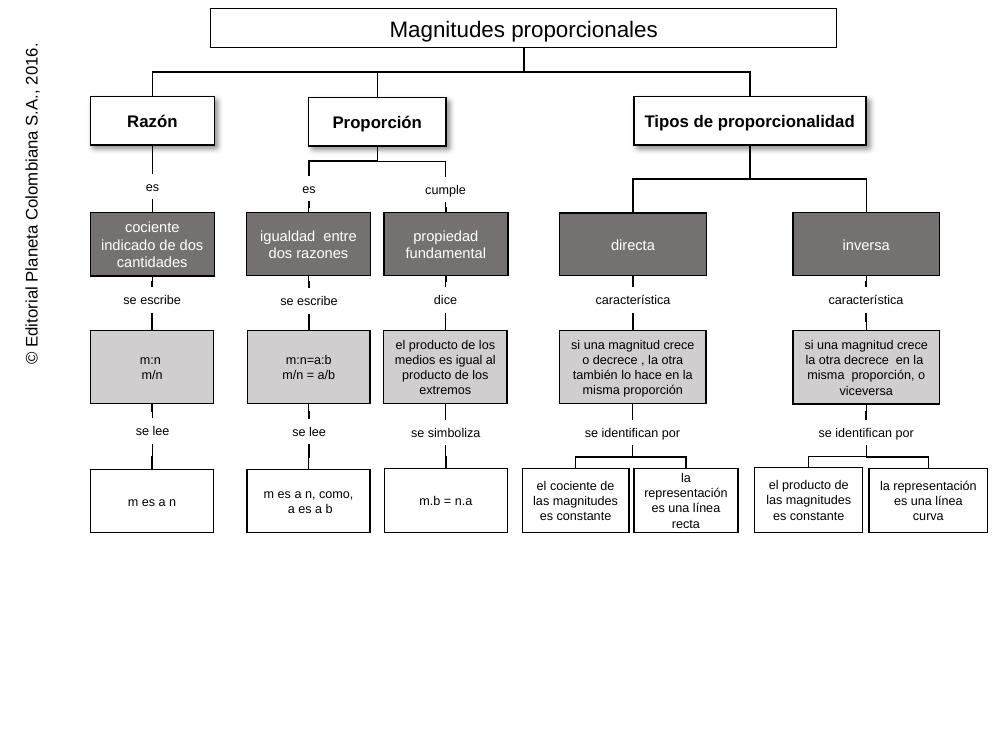
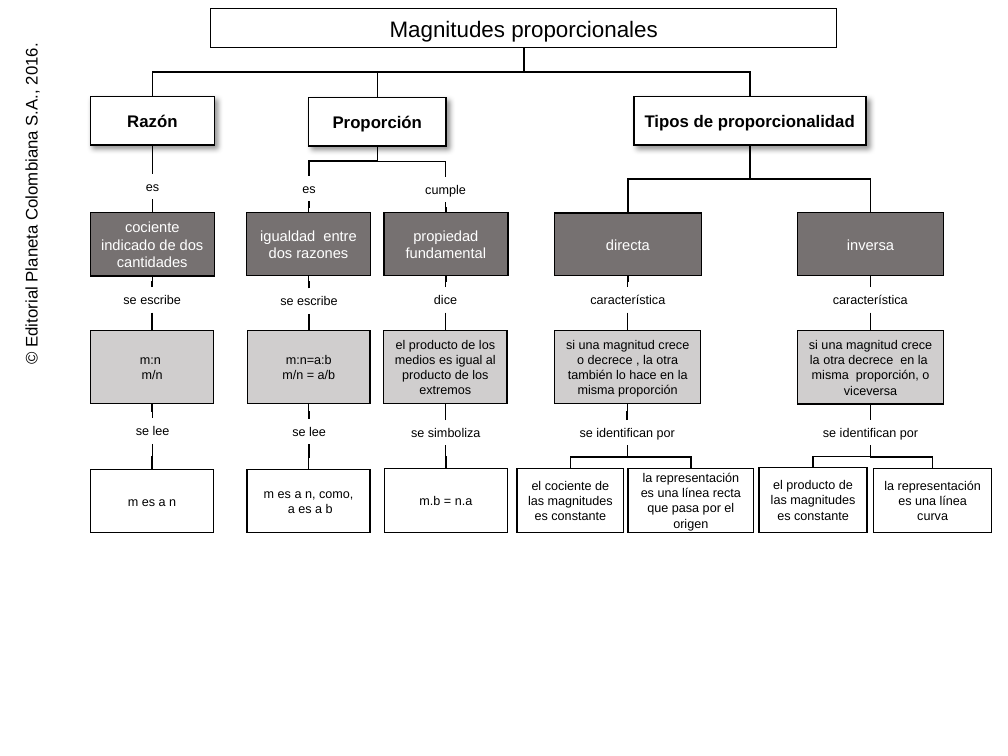
Before and after one commit to AulaPlanetaColombia/Matematicas, a slide deck: slide 1 of fuentes/contenidos/grado07/guion07/MapaConceptual.pptx. Drawn at 1008x756 pixels with LibreOffice and Linux fonts; fonts in the diff are those of the drawing; background and template pictures are left out. Boxes give left, top, right and bottom in pixels: in the first picture for what was removed or moved away, otherwise in the second. Text is boxed around its words. In the diff, an @@ line names an element or a change of style, - is before the commit and + after.

```diff
--- a/fuentes/contenidos/grado07/guion07/MapaConceptual.pptx
+++ b/fuentes/contenidos/grado07/guion07/MapaConceptual.pptx
@@ elbow line moved from (750, 145) - (633, 213) to (750, 145) - (628, 213) @@
@@ elbow line moved from (750, 145) - (866, 213) to (750, 145) - (871, 213) @@
@@ 5 elbow lines, 4 rectangles, 2 texts: place and size @@
-5 elbow lines, 4 rectangles, 2 texts at (755, 213, 987, 533)
+5 elbow lines, 4 rectangles, 2 texts at (759, 213, 992, 533)
@@ 4 elbow lines, 3 rectangles, 2 texts: place and size @@
-4 elbow lines, 3 rectangles, 2 texts at (522, 213, 707, 532)
+4 elbow lines, 3 rectangles, 2 texts at (517, 213, 702, 532)
@@ elbow line moved from (685, 469) - (632, 446) to (690, 469) - (627, 446) @@
@@ rectangle "la representación es una línea ...": place and size @@
-rectangle "la representación es una línea ..." at (634, 469, 738, 533)
+rectangle "la representación es una línea ..." at (628, 469, 753, 533)
@@ text in rectangle at (641, 472, 741, 531): text changed @@
-la representación es una línea recta
+la representación es una línea recta que pasa por el origen
```
Also in this commit, not shown: 3 other files.
